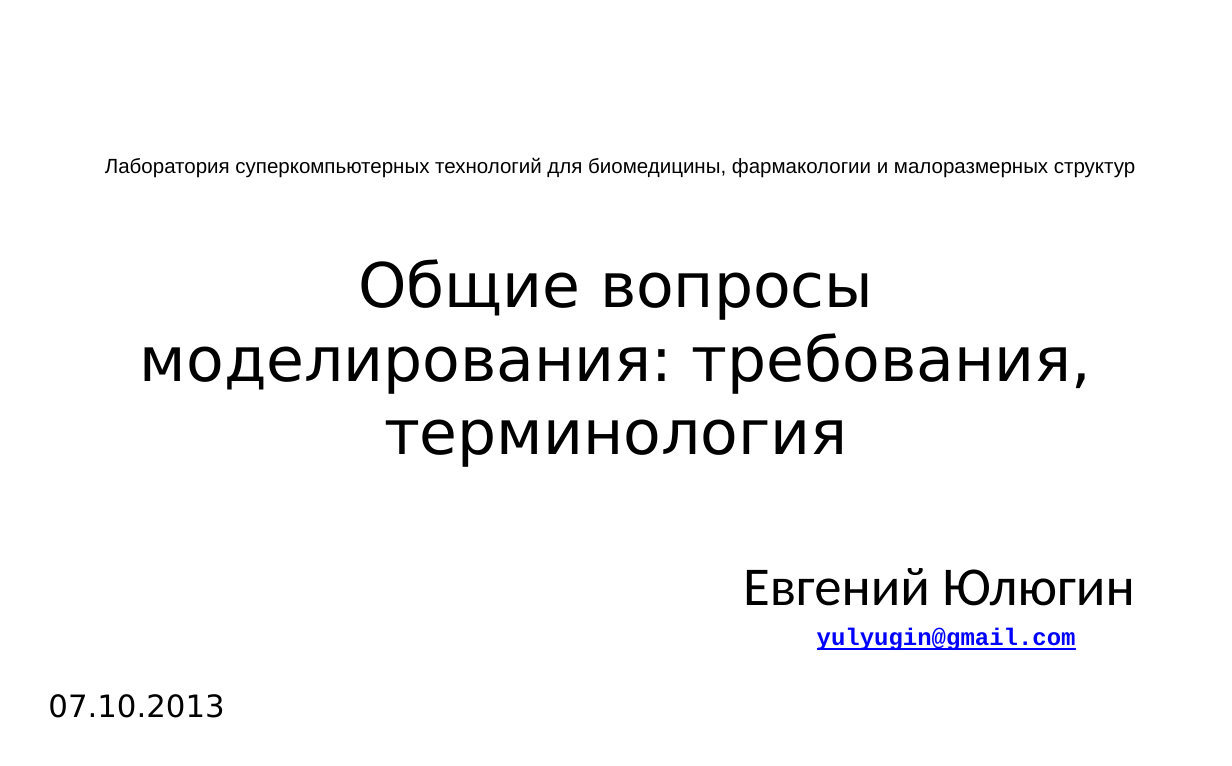
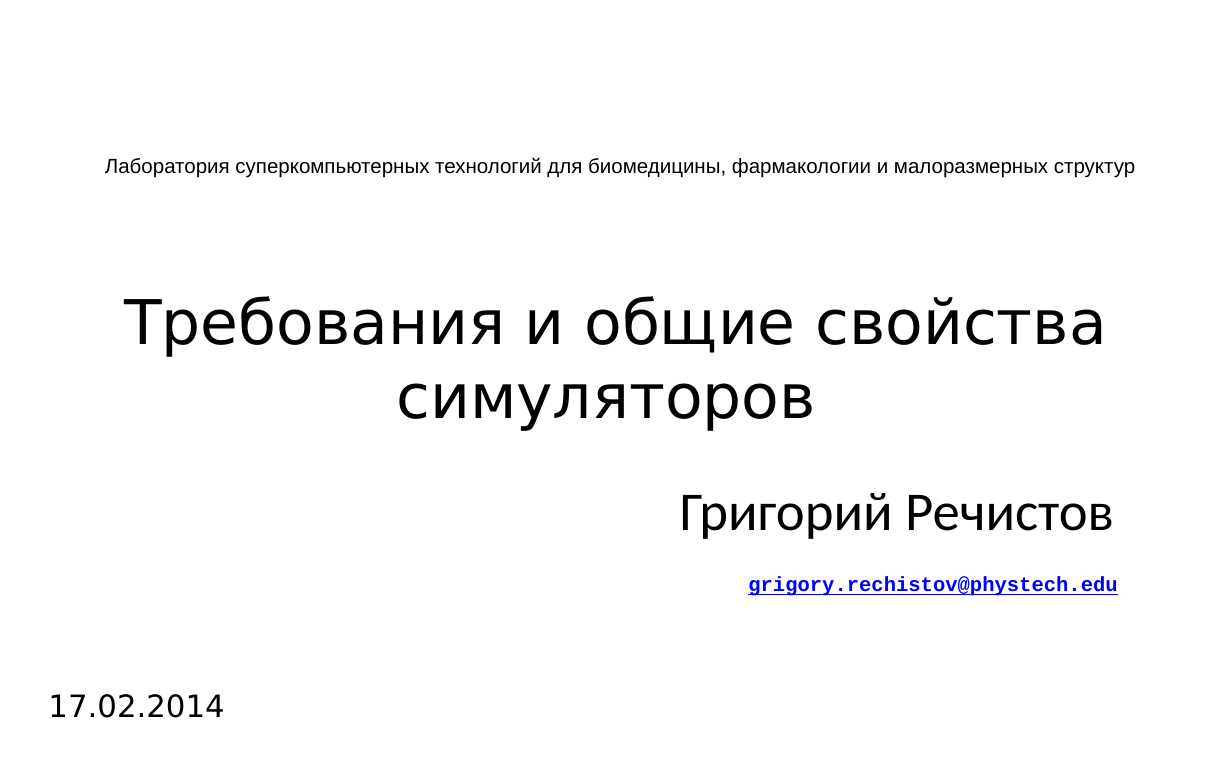
Before and after one commit to atakua/simlectures-archive, a slide deck: slide 1 of lecture02-what-to-simulate/lecture02-common-questions.pptx. Drawn at 1232x766 pixels with LibreOffice and Linux fonts; fonts in the diff are those of the drawing; background and template pictures are left out. Boxes give left, top, right and bottom in pixels: in the first picture for what was removed or moved away, otherwise in the second. Text is boxed around its words. In the diff, an @@ line names an element or a change of style, - is before the commit and + after.

```diff
--- a/lecture02-what-to-simulate/lecture02-common-questions.pptx
+++ b/lecture02-what-to-simulate/lecture02-common-questions.pptx
@@ title at (x1=124, y1=296, x2=1106, y2=431): text changed @@
-Общие вопросы моделирования: требования, терминология
+Требования и общие свойства симуляторов
@@ text added at (x1=680, y1=493, x2=1117, y2=596), 12 pt, text #0000FF, bold, underline @@
+Григорий Речистов
+grigory.rechistov@phystech.edu
@@ subtitle removed at (x1=743, y1=568, x2=1134, y2=650) @@
-Евгений Юлюгин
-yulyugin@gmail.com
@@ text at (x1=48, y1=694, x2=224, y2=718): text changed @@
-07.10.2013
+17.02.2014
```
Also in this commit, not shown: 15 other slides changed, 1 slide added, 4 slides removed, 1 other file.
